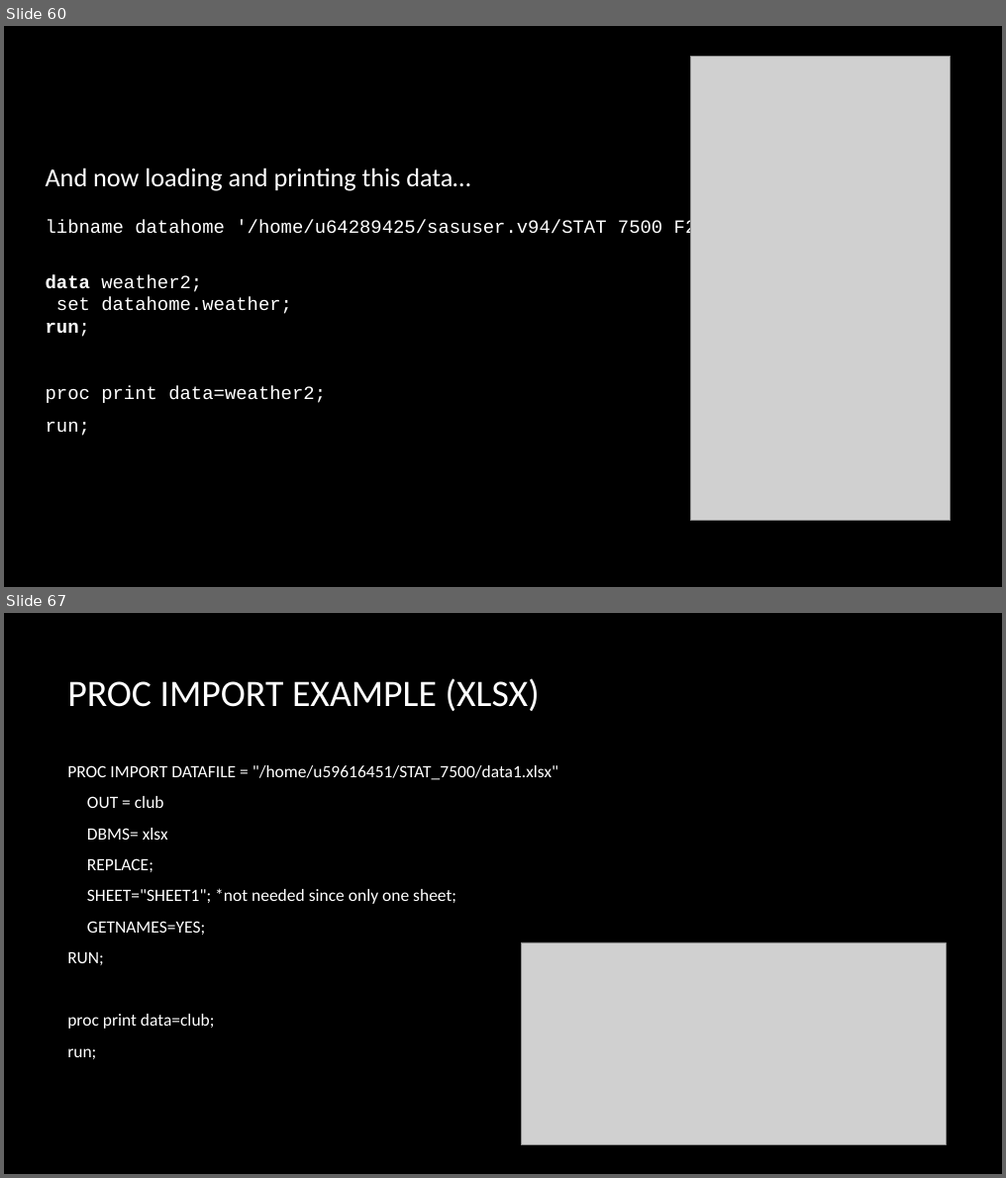
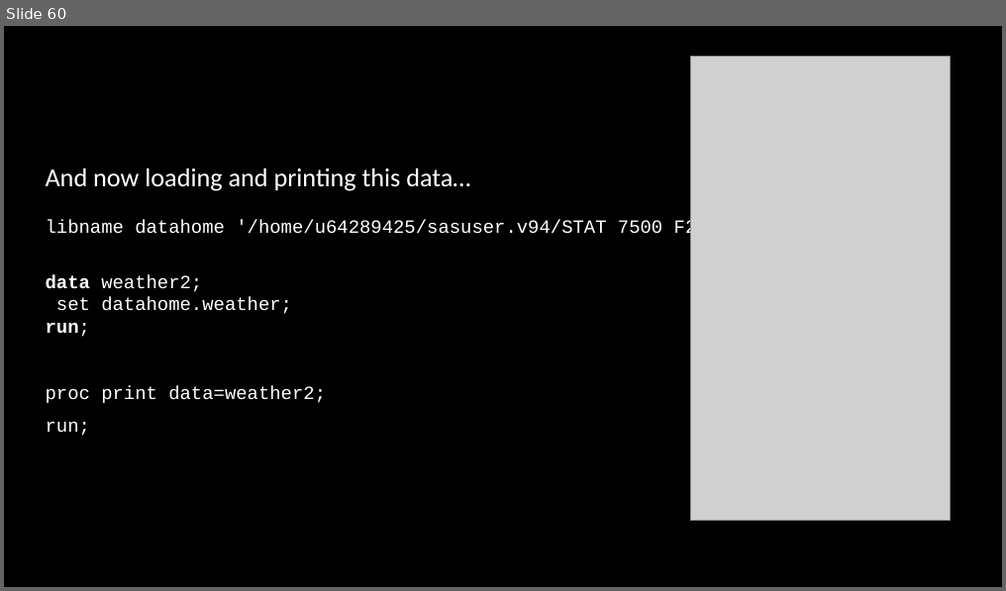
Before and after one commit to kgfitzgerald/stat-7500, a slide deck: assets/lecture_slides/SAS1_intro_to_sas.pptx. Shown one above the other, each under a label of ours: slides 60 and 67 before the commit, slide 60 after it; the slides between them are not shown. The pictures are 1006x1178 and 1006x591 pixels, drawn with LibreOffice and Linux fonts; fonts in the diff are those of the drawing; grey boxes stand for pictures; background and template pictures are left out. Boxes give left, top, right and bottom in pixels: in the first picture for what was removed or moved away, otherwise in the second. Text is boxed around its words. In the diff, an @@ line names an element or a change of style, - is before the commit and + after.

```diff
--- a/assets/lecture_slides/SAS1_intro_to_sas.pptx
+++ b/assets/lecture_slides/SAS1_intro_to_sas.pptx
@@ slide 67 removed at (4,613,1002,1174), background picture (left out) @@
@@ title removed at (67,678,540,711) @@
-PROC IMPORT EXAMPLE (XLSX)
@@ text removed at (67,765,558,1059) @@
-PROC IMPORT DATAFILE = "/home/u59616451/STAT_7500/data1.xlsx"
-OUT = club
-DBMS= xlsx
-REPLACE;
-SHEET="SHEET1"; *not needed since only one sheet;
-GETNAMES=YES;
-RUN;
-proc print data=club;
-run;
@@ picture removed at (522,943,945,1146) @@
```
Also in this commit, not shown: 13 other slides removed, 1 other file.
